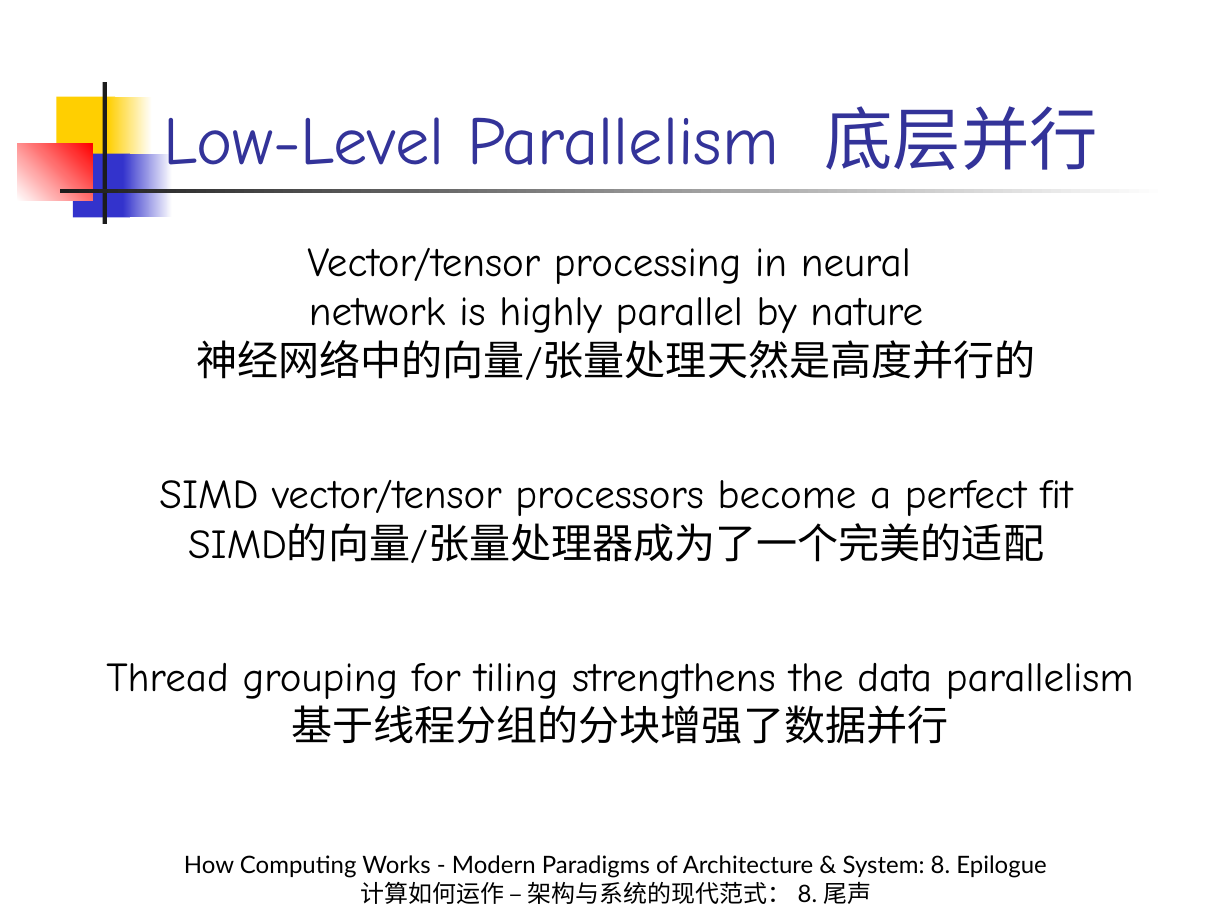
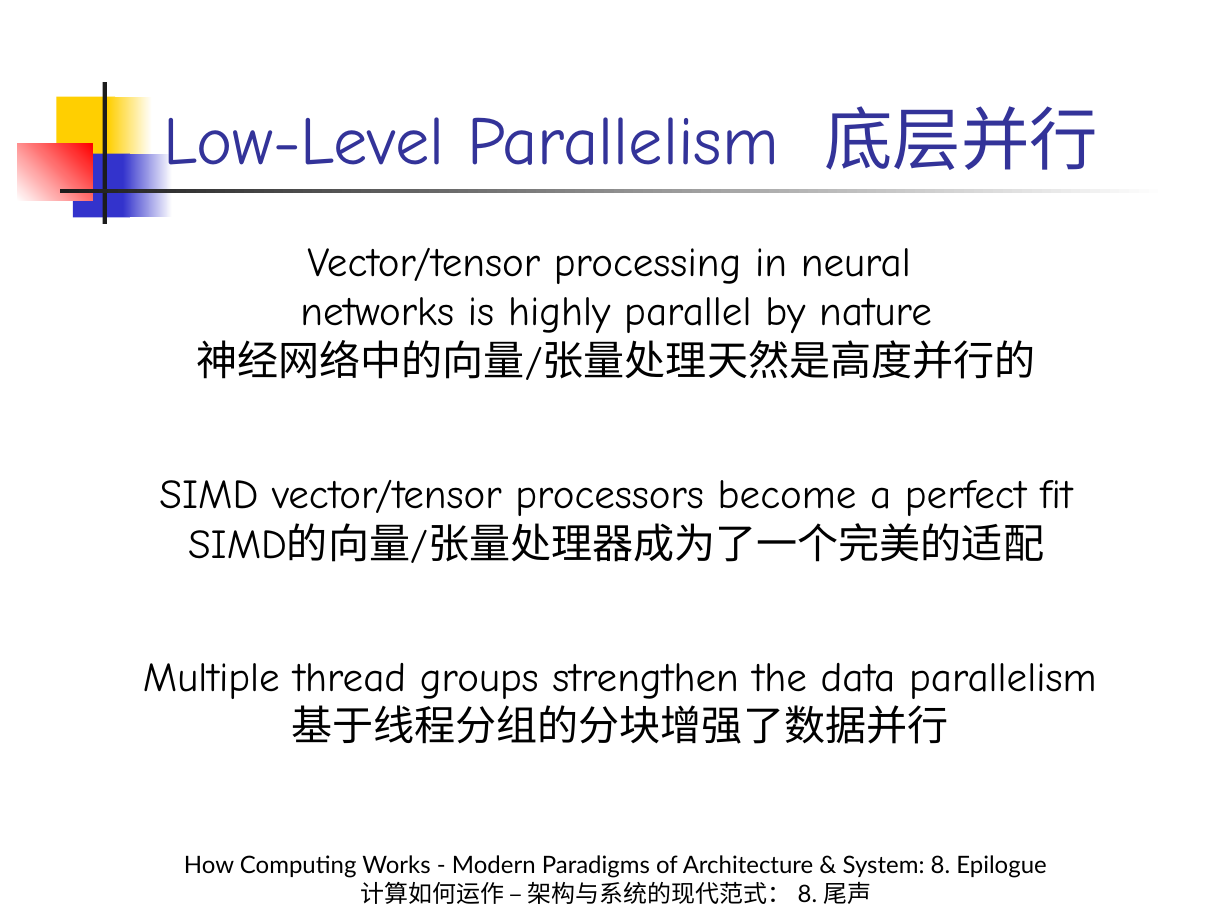
Before and after one commit to licongintel/courseMaterial, a slide deck: slide 14 of HCWMPA&S/Slides/8. Epilogue.pptx. Drawn at 1232x924 pixels with LibreOffice and Linux fonts; fonts in the diff are those of the drawing. Boxes give left, top, right and bottom in pixels: in the first picture for what was removed or moved away, otherwise in the second. Text is boxed around its words. In the diff, an @@ line names an element or a change of style, - is before the commit and + after.

Commit message:
Refine some wording in Sec. 8

```diff
--- a/HCWMPA&S/Slides/8. Epilogue.pptx
+++ b/HCWMPA&S/Slides/8. Epilogue.pptx
@@ text at (300, 297, 932, 333): text changed @@
-network is highly parallel by nature
+networks is highly parallel by nature
@@ text at (143, 663, 1097, 699): text changed @@
-Thread grouping for tiling strengthens the data parallelism
+Multiple thread groups strengthen the data parallelism
```
Also in this commit, not shown: 16 other slides changed.
